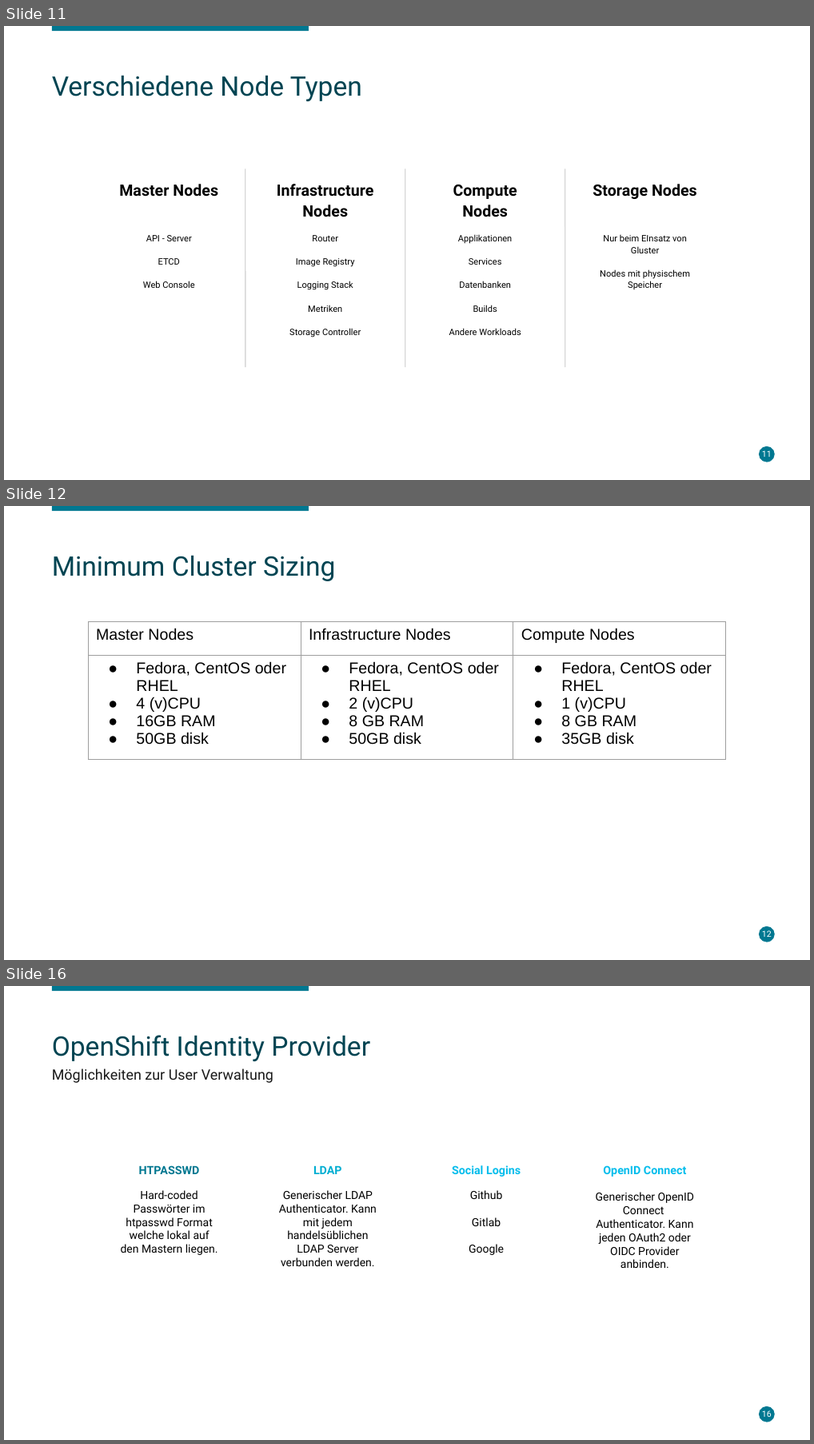
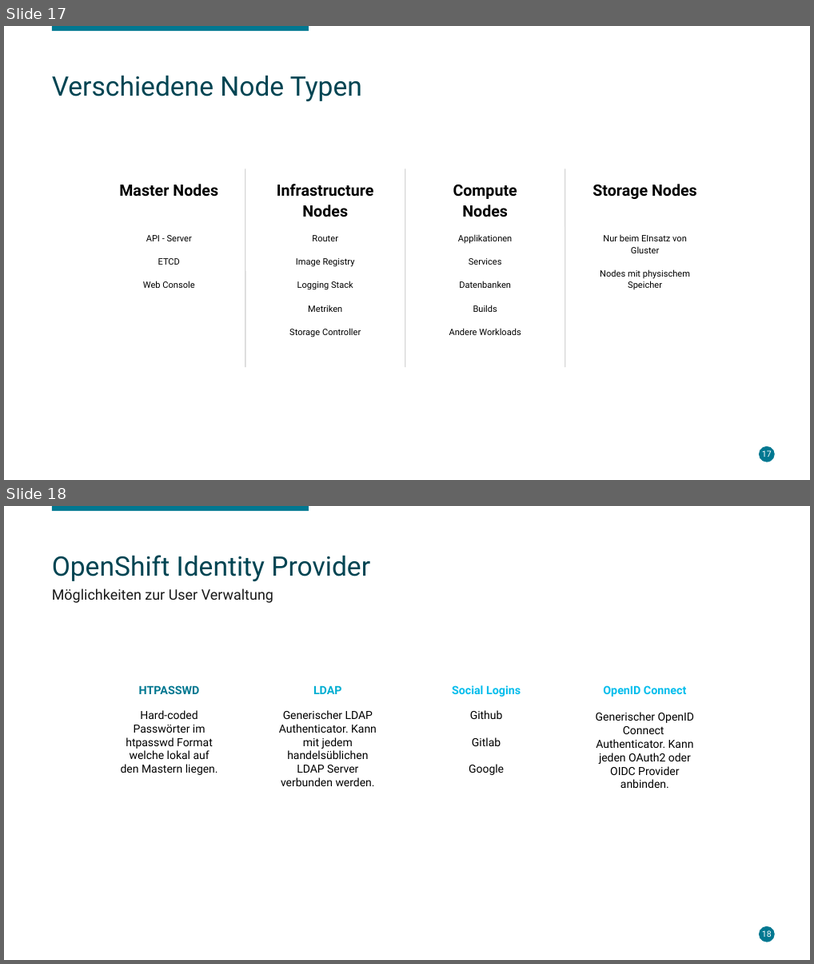
Before and after one commit to lukeelten/openshift-slac, a slide deck: Enterprise Container Management.odp. Shown one above the other, each under a label of ours: slides 11, 12 and 16 before the commit, slides 17 and 18 after it; the slides between them are not shown. The pictures are 814x1444 and 814x964 pixels, drawn with LibreOffice and Linux fonts; fonts in the diff are those of the drawing; background and template pictures are left out. Boxes give left, top, right and bottom in pixels: in the first picture for what was removed or moved away, otherwise in the second. Text is boxed around its words. In the diff, an @@ line names an element or a change of style, - is before the commit and + after.

```diff
--- a/Enterprise Container Management.odp
+++ b/Enterprise Container Management.odp
@@ slide 12 removed at [4, 506, 810, 960], background #FFFFFF; not listed: 2 template elements that a slide beside it also shows @@
@@ title removed at [52, 555, 335, 581] @@
-Minimum Cluster Sizing
@@ table removed at [88, 621, 726, 760], 2 rows, 3 columns @@
-Master Nodes | Infrastructure Nodes | Compute Nodes
-Fedora, CentOS oder RHEL / 4 (v)CPU / 16GB RAM / 50GB disk | Fedora, CentOS oder RHEL / 2 (v)CPU / 8 GB RAM / 50GB disk | Fedora, CentOS oder RHEL / 1 (v)CPU / 8 GB RAM / 35GB disk
@@ page number removed at [762, 930, 772, 936] @@
-12
@@ what was slide 11 is now slide 17 @@
@@ page number at [762, 450, 772, 456]: text changed @@
-11
+17
@@ what was slide 16 is now slide 18 @@
```
Also in this commit, not shown: 2 slides changed, 8 slides added, 4 other slides removed, 6 other files.
